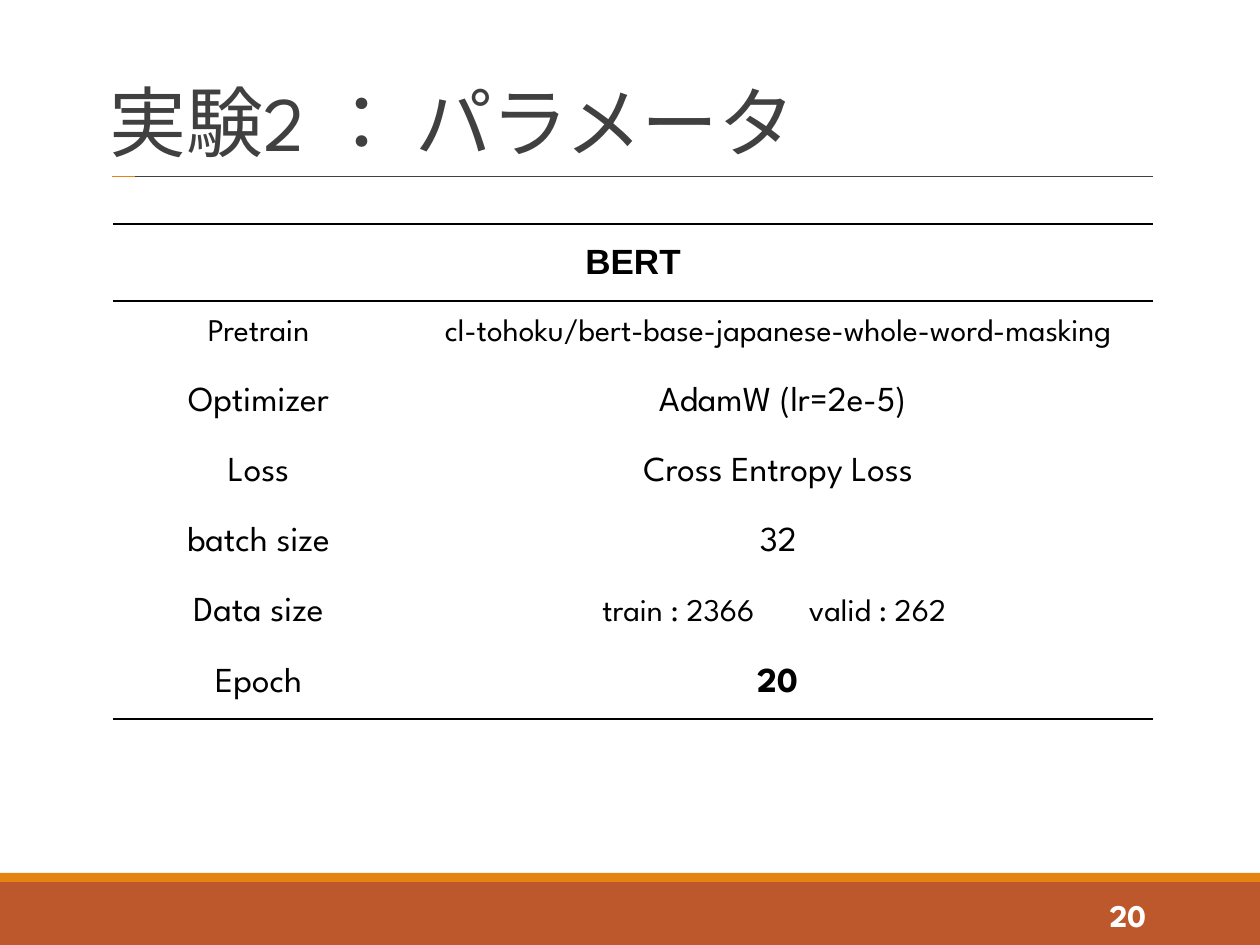
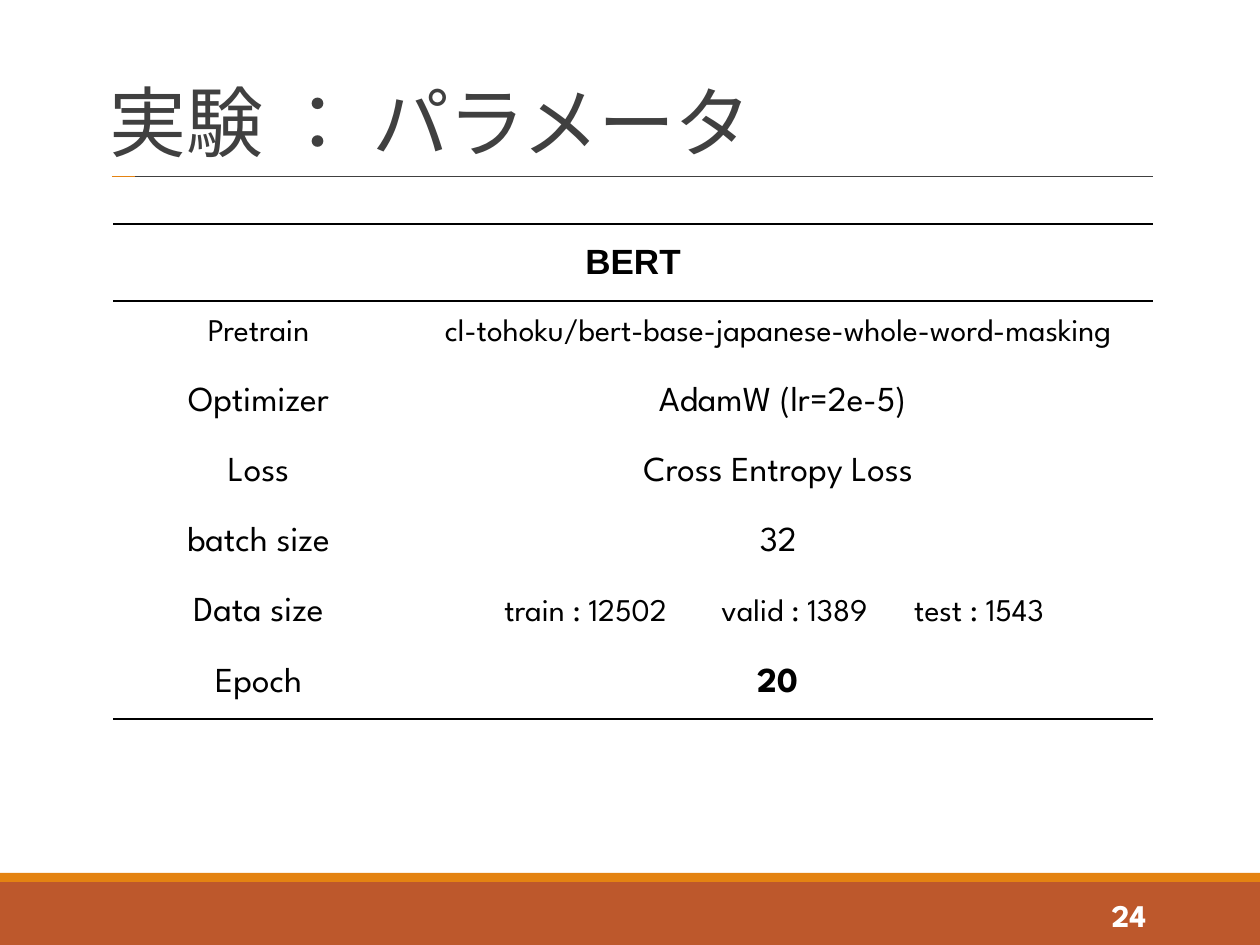
Before and after one commit to tatsuya-sugiyama/WeeklyReport, a slide deck: slide 24 of report/2021_t_1st/2021_1st_sugiyama.pptx (slide 20 before the commit). Drawn at 1260x945 pixels with LibreOffice and Linux fonts; fonts in the diff are those of the drawing. Boxes give left, top, right and bottom in pixels: in the first picture for what was removed or moved away, otherwise in the second. Text is boxed around its words. In the diff, an @@ line names an element or a change of style, - is before the commit and + after.

```diff
--- a/report/2021_t_1st/2021_1st_sugiyama.pptx
+++ b/report/2021_t_1st/2021_1st_sugiyama.pptx
@@ title at <box>110,86,751,157</box>: text changed @@
-実験2 ： パラメータ
+実験 ： パラメータ
@@ table at <box>113,224,1153,816</box> @@
-row 6, column 2: train : 2366 valid : 262
+row 6, column 2: train : 12502 valid : 1389 test : 1543
@@ page number at <box>1112,906,1146,927</box>: text changed @@
-20
+24
```
Also in this commit, not shown: 18 other slides changed, 5 slides added, 1 slide removed, 2 other files.
